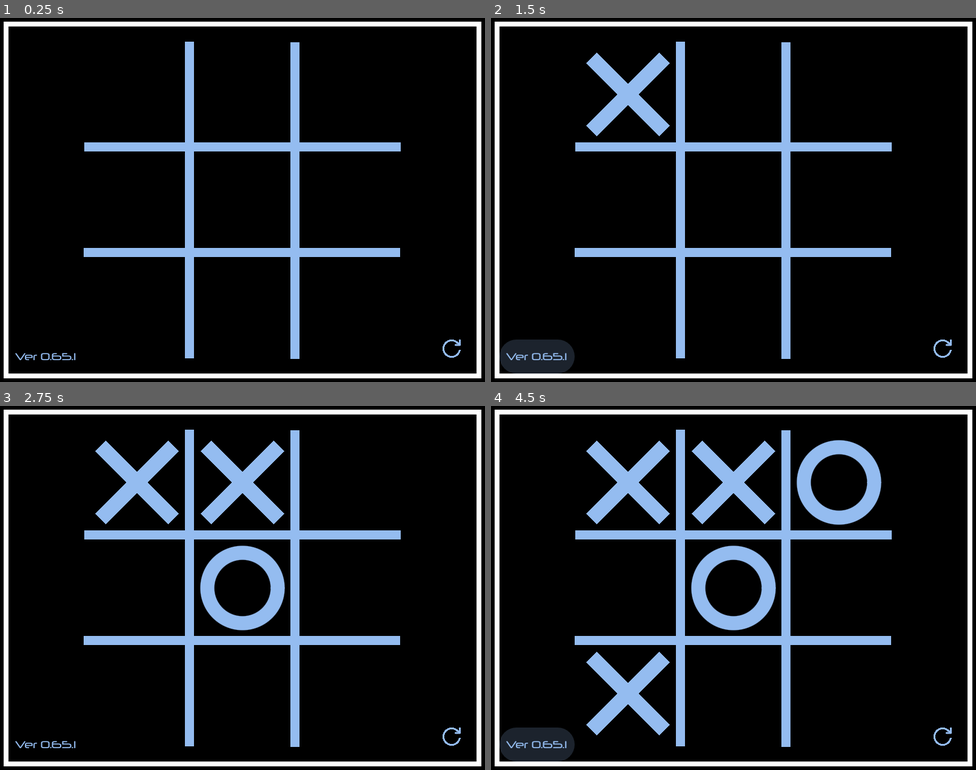
Above: before the commit, frames 1-4 (two rows, left to right).
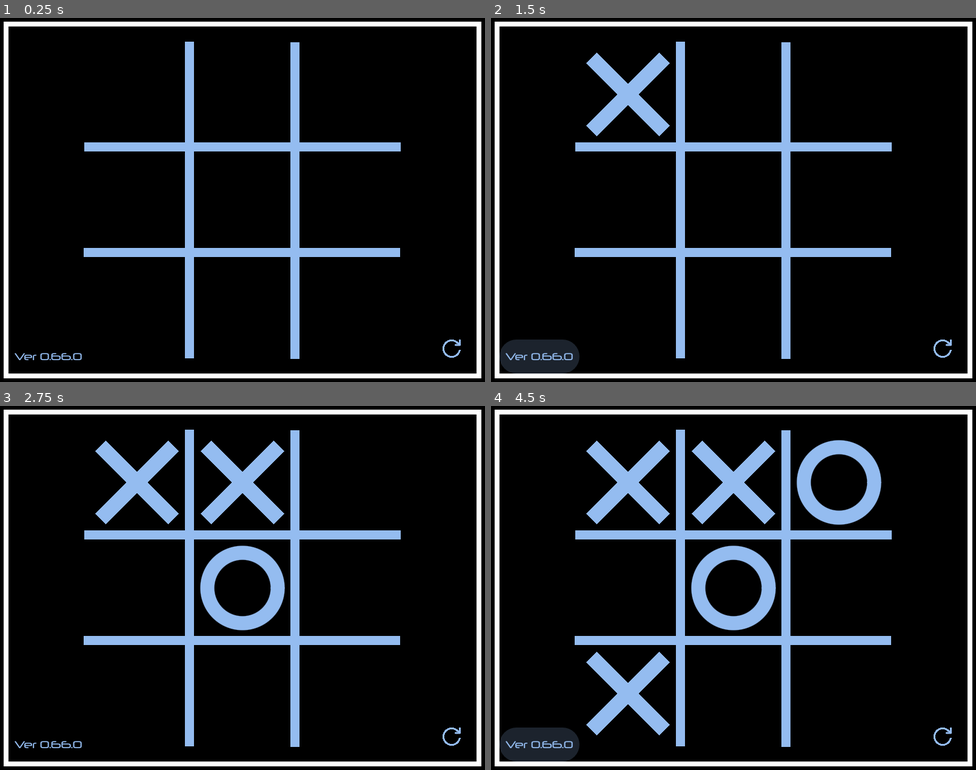
Above: after the commit, the same moments.

Repository: joshuafolkken/tic-tac-toe
Game: Godot game, scene res://scenes/main.tscn
Same seed, same stepped clock (60 frames per second), same inputs: the game is played once before the commit and once after it.
Inputs (mouse positions are in pixels of both pictures, inside the frame that each line leads up to):
- Up to frame 1 (0.25 s): no input
- Up to frame 2 (1.5 s): click (626, 94) at 0.52 s; click "Ver 0.65.1" (after the commit: "Ver 0.66.0") at 1.25 s
- Up to frame 3 (2.75 s): click (242, 482) at 2.02 s
- Up to frame 4 (4.5 s): click "Ver 0.65.1" (after the commit: "Ver 0.66.0") at 2.75 s; click (626, 588) at 3.52 s; click "Ver 0.65.1" (after the commit: "Ver 0.66.0") at 4.25 s

The runs differ from the first frame. In frame 1, 0.1% of the frame differs, in the area x 3-17%, y 92-94%; in frame 2, 0.2%, in the area x 3-19%, y 88-98%; in frame 3, 0.1%; in frame 4, 0.2%.

Commit message:
fix crackling noise #222

Diff:
--- a/project.godot
+++ b/project.godot
@@ -11,9 +11,9 @@
 [application]
 
 config/name="Tic Tac Toe"
-config/version="0.65.1"
+config/version="0.66.0"
 run/main_scene="res://scenes/main.tscn"
-config/features=PackedStringArray("4.3", "GL Compatibility")
+config/features=PackedStringArray("4.4", "GL Compatibility")
 config/icon="res://icon.svg"
 
 [debug]
--- /dev/null
+++ b/scenes/click_sound_2.gd
@@ -0,0 +1,42 @@
+class_name ClickSound2
+extends AudioStreamPlayer
+
+const AUDIO_STREAM: AudioStream = preload("res://assets/sounds/tic_tac_toe_sound.wav")
+const AUDIO_STREAM_CROSS: AudioStream = preload("res://assets/sounds/cross.wav")
+const AUDIO_STREAM_CIRCLE: AudioStream = preload("res://assets/sounds/circle.wav")
+const AUDIO_STREAM_RESET: AudioStream = preload("res://assets/sounds/reset.wav")
+const AUDIO_STREAM_END: AudioStream = preload("res://assets/sounds/end.wav")
+
+
+func _ready() -> void:
+	AudioServer.register_stream_as_sample(AUDIO_STREAM_CROSS)
+	AudioServer.register_stream_as_sample(AUDIO_STREAM_CIRCLE)
+	AudioServer.register_stream_as_sample(AUDIO_STREAM_RESET)
+	AudioServer.register_stream_as_sample(AUDIO_STREAM_END)
+
+	volume_db = -18
+
+
+func _process(_delta: float) -> void:
+	pass
+
+
+func _play(audio_stream: AudioStream) -> void:
+	stream = audio_stream
+	play()
+
+
+func play_cross() -> void:
+	_play(AUDIO_STREAM_CROSS)
+
+
+func play_circle() -> void:
+	_play(AUDIO_STREAM_CIRCLE)
+
+
+func play_reset() -> void:
+	_play(AUDIO_STREAM_RESET)
+
+
+func play_game_end() -> void:
+	_play(AUDIO_STREAM_END)
--- a/scenes/main.tscn
+++ b/scenes/main.tscn
@@ -8,6 +8,8 @@
 [ext_resource type="PackedScene" uid="uid://dxenlckbrd3fb" path="res://scenes/cell_matrix.tscn" id="4_yfwbp"]
 [ext_resource type="Script" path="res://src/ui_manager.gd" id="5_p4x7d"]
 [ext_resource type="Script" path="res://src/input_handler.gd" id="8_0kf00"]
+[ext_resource type="Script" path="res://scenes/click_sound_2.gd" id="9_85g3d"]
+[ext_resource type="AudioStream" uid="uid://2pvh5nwuxitj" path="res://assets/sounds/tic_tac_toe_sound.wav" id="9_choun"]
 
 [sub_resource type="InputEventKey" id="InputEventKey_1ya36"]
 device = -1
@@ -30,6 +32,7 @@
 
 [node name="ClickSound" parent="." instance=ExtResource("2_yuer3")]
 position = Vector2(717, 517)
+stream = null
 
 [node name="Frame" type="Line2D" parent="."]
 points = PackedVector2Array(10, 10, 790, 10, 790, 590, 10, 590)
@@ -84,3 +87,7 @@
 
 [node name="InputHandler" type="Node" parent="."]
 script = ExtResource("8_0kf00")
+
+[node name="ClickSound2" type="AudioStreamPlayer" parent="."]
+stream = ExtResource("9_choun")
+script = ExtResource("9_85g3d")
--- a/src/game_manager.gd
+++ b/src/game_manager.gd
@@ -30,7 +30,6 @@
 		_ai_player.stop()
 
 	_is_infinite_enabled = not (is_ai_player_x_enabled and is_ai_player_o_enabled)
-	prints(_is_ai_player_x_enabled, is_ai_player_x_enabled, is_ai_player_x_enabled)
 
 	_ai_delay_sec = ai_delay_sec
 	_board = Board.new(_is_infinite_enabled)
--- a/src/lib/ai_player.gd
+++ b/src/lib/ai_player.gd
@@ -24,10 +24,7 @@
 
 func move() -> void:
 	var start_time := Time.get_ticks_msec()
-
-	Log.d("begin")
 	var position := await _get_best_move()
-	Log.d("end")
 
 	if position == BoardPosition.invalid:
 		push_error("No move available: invalid position")
--- a/src/lib/ai_strategy/minimax_strategy.gd
+++ b/src/lib/ai_strategy/minimax_strategy.gd
@@ -124,8 +124,7 @@
 			best_score = current_score
 			best_position = current_position
 
-	prints("Nodes evaluated:", _nodes_evaluated)
-
-	print(_is_ai_active)
+	# prints("Nodes evaluated:", _nodes_evaluated)
+	# print(_is_ai_active)
 
 	return best_position
--- a/src/main.gd
+++ b/src/main.gd
@@ -3,13 +3,21 @@
 
 const AI_DELAY_SEC_DEFAULT = 0.8
 const AI_DELAY_SEC_MINIMUM = 0.01
+# const CLICK_AUDIO_STREAM: AudioStream = preload("res://assets/sounds/tic_tac_toe_sound.wav")
 
 var _ai_delay_sec: float
 
 @onready var _game_manager: GameManager = $GameManager
 @onready var _ui_manager: UIManager = $UIManager
 @onready var _input_handler: InputHandler = $InputHandler
-@onready var _click_sound: ClickSound = $ClickSound
+# @onready var _click_sound: ClickSound = $ClickSound
+@onready var _click_sound2: ClickSound2 = $ClickSound2
+
+
+func _ready() -> void:
+	# AudioServer.register_stream_as_sample(CLICK_AUDIO_STREAM)
+	_connect_signals()
+	_on_reset(true, true)
 
 
 func _connect_signals() -> void:
@@ -27,10 +35,10 @@
 	if _ai_delay_sec >= AI_DELAY_SEC_MINIMUM:
 		_ai_delay_sec = _ai_delay_sec * 0.8
 
-	print(_ai_delay_sec)
+	# print(_ai_delay_sec)
 
 	_game_manager.reset(_ai_delay_sec, true, true)
-	await _ui_manager.reset()
+	_ui_manager.reset()
 
 
 func _on_reset(is_ai_player_x_enabled: bool = false, is_ai_player_o_enabled: bool = false) -> void:
@@ -38,25 +46,29 @@
 
 	_game_manager.reset(_ai_delay_sec, is_ai_player_x_enabled, is_ai_player_o_enabled)
 	await _ui_manager.reset()
-	_click_sound.play_reset()
+	# _click_sound.play_reset()
+	_click_sound2.play_reset()
+	# _play_click_sound_test()
+
+
+# func _play_click_sound_test() -> void:
+# 	var audio_stream_player := AudioStreamPlayer.new()
+# 	# audio_stream_player.stream = CLICK_AUDIO_STREAM
+# 	add_child(audio_stream_player)
+# 	audio_stream_player.play()
 
 
 func _on_reset_requested() -> void:
 	_on_reset(false, true)
 
 
-func _ready() -> void:
-	_connect_signals()
-	_on_reset(true, true)
-
-
 func _on_board_updated(board: Board, current_player: GamePlayer) -> void:
 	_ui_manager.update_board(board)
 
 	if current_player.is_x():
-		_click_sound.play_cross()
+		_click_sound2.play_cross()
 	elif current_player.is_o():
-		_click_sound.play_circle()
+		_click_sound2.play_circle()
 
 
 func _on_cell_clicked(position: BoardPosition) -> void:
@@ -67,7 +79,7 @@
 func _on_game_ended(result: String) -> void:
 	_ui_manager.end_game()
 	_ui_manager.update_status_label(result)
-	_click_sound.play_game_end()
+	_click_sound2.play_game_end()
 
 
 func _on_player_changed(_player: GamePlayer) -> void:
Not shown, added: assets/sounds/circle.wav.import
Not shown, added: assets/sounds/cross.wav.import
Not shown, added: assets/sounds/end.wav.import
Not shown, added: assets/sounds/reset.wav.import
Not shown: 1 places in scenes/main.tscn that only renumber resources
Not shown, added: assets/sounds/circle.wav
Not shown, added: assets/sounds/cross.wav
Not shown, added: assets/sounds/end.wav
Not shown, added: assets/sounds/reset.wav
